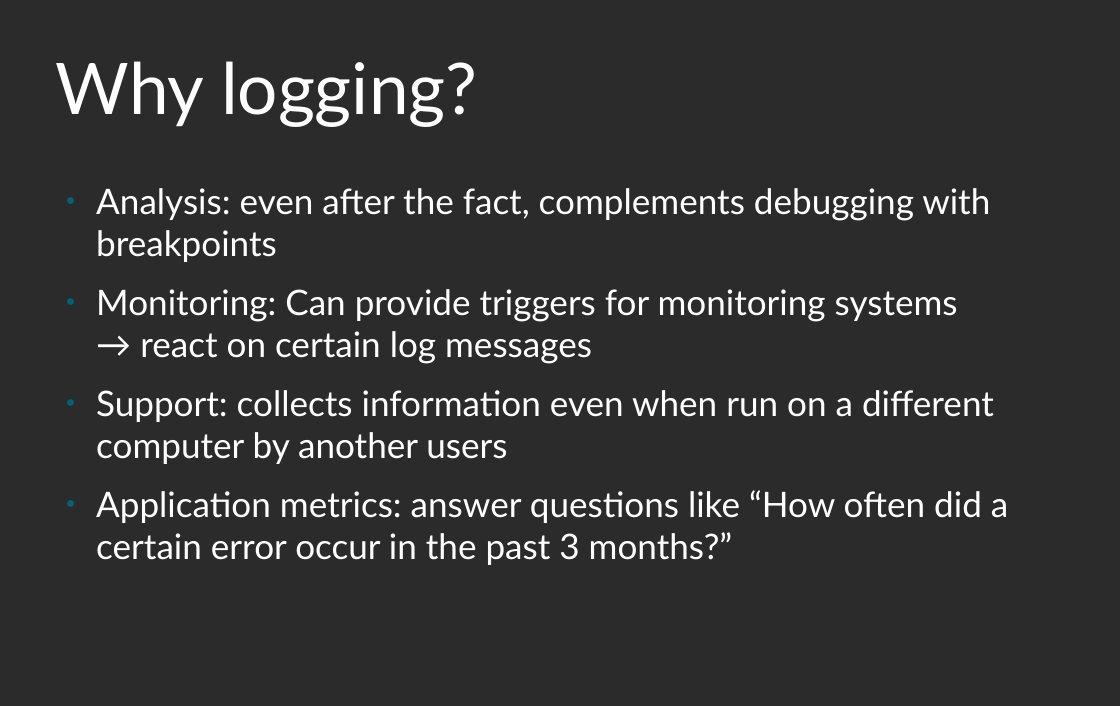
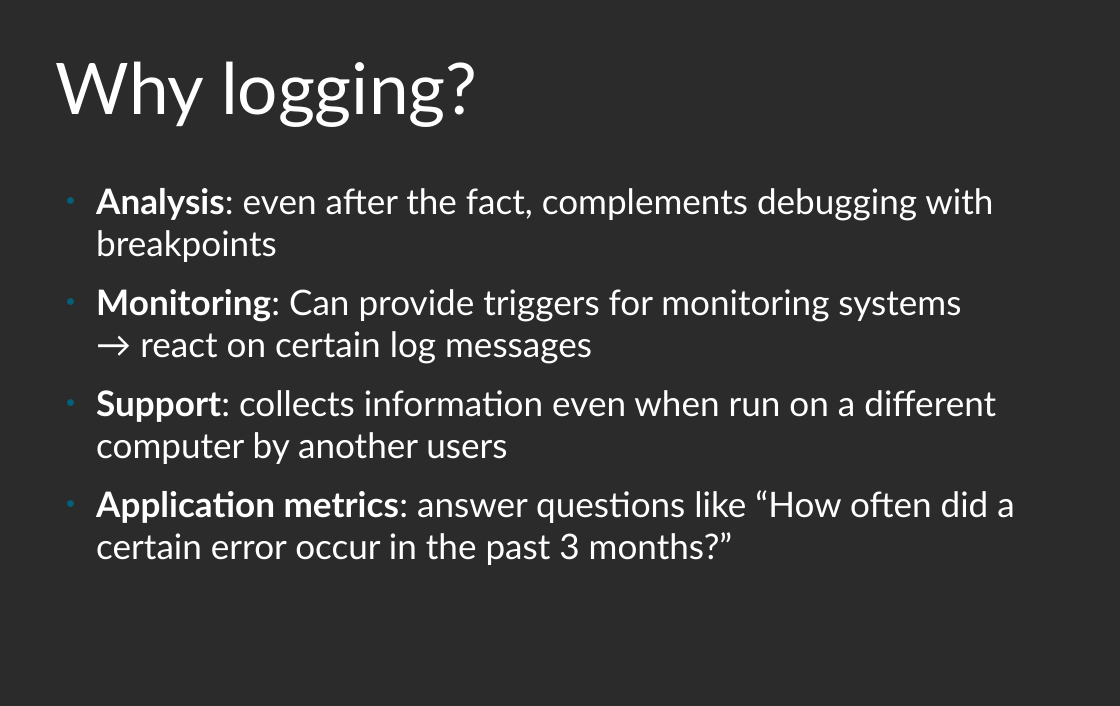
Before and after one commit to roskakori/talks, a slide deck: slide 6 of pygraz/helpful_logging_with_python/Helpful logging with Python.odp (slide 5 before the commit). Drawn at 1120x706 pixels with LibreOffice and Linux fonts; fonts in the diff are those of the drawing; background and template pictures are left out; a plain dark background stands for a picture behind light text. Boxes give left, top, right and bottom in pixels: in the first picture for what was removed or moved away, otherwise in the second. Text is boxed around its words. In the diff, an @@ line names an element or a change of style, - is before the commit and + after.

```diff
--- a/pygraz/helpful_logging_with_python/Helpful logging with Python.odp
+++ b/pygraz/helpful_logging_with_python/Helpful logging with Python.odp
@@ text "Analysis: even after the fact, ..." at (x1=96, y1=188, x2=1014, y2=565): bold on in "Analysis:", "Monitoring:", "Support:", "Application metrics:" @@
```
Also in this commit, not shown: 15 other slides changed, 7 slides added, 6 other files.
